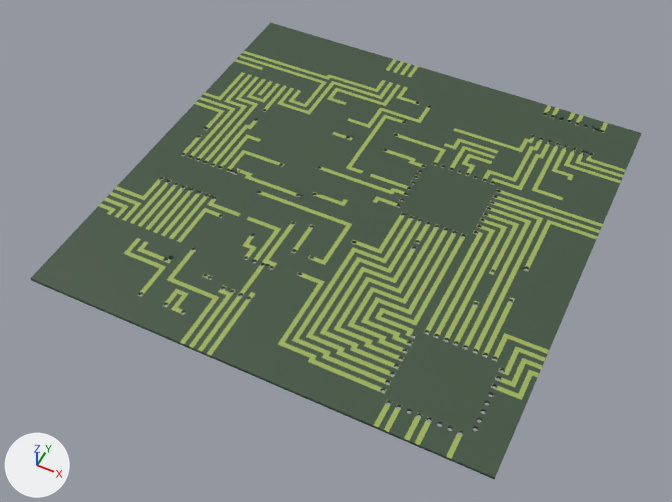
Renders of the FBX model Assets/Meshes/circuitboard_empty.fbx from each side of a commit.
Camera for both pictures: a camera (50 mm lens) standing at (6.04, -13.17, 14.6) and looking at (-0.07, -0.94, -0.69). Lighting does not change. The marker at lower left points along +X, +Y and +Z. Where no turn or scale is listed for an object, it has been applied to the vertices. Vertices at the same position are counted once.

Objects in the first picture: 'board_empty'.
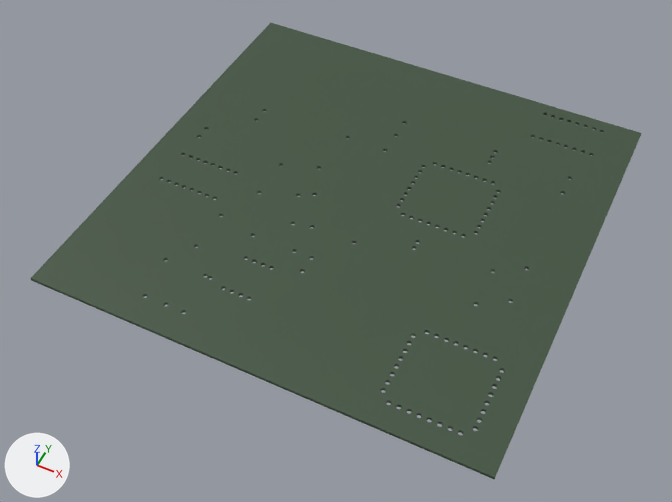
Where the newer file only moved an object's origin or applied its transform, the numbers keep the older frame.

The change, as a list of edits to the scene's bpy script:
```text
Change me_cube_025:
    used by ob_board_empty; location = (0.0, 0.0, 0.0)
    remove me_cube_025.from_pydata(...)  # 34070 vertices, 31867 faces; spans x -5.0..5.0, y -5.0..5.0, z 0.0..0.07
    add me_cube_025.from_pydata(...)  # 30652 vertices, 25198 faces; spans x -5.0..5.0, y -5.0..5.0, z 0.0..0.07
    me_cube_025 part 1: 95 vertices moved within x -4.3..4.4, y -4.48..4.61, z 0.0..0.07; 3688 vertices removed from x -4.3..4.41, y -4.45..4.7, z 0.0..0.07; 620 vertices added at x -2.69..4.38, y -4.39..2.9, z 0.0..0.07
    me_cube_025 part 2: 6 vertices moved within x -0.17..-0.13, y 1.8..2.9, z 0.07; 350 vertices removed from x -1.17..0.3, y 1.7..3.8, z 0.0..0.07
    me_cube_025 part 3: 1901 faces spanning x -5.0..5.0, y -5.0..5.0, z 0.07 switch from mat_traces_003 (green #9caf57) to mat_board_003 (dark green #3f523d)
```

What differs and where, as boxes (x1, y1, x2, y2) in the pictures (672 x 502 px):
part 1 of me_cube_025, cut back: before (133, 109, 606, 438); after (142, 127, 593, 434)
part 2 of me_cube_025, cut back: before (345, 95, 442, 152); after (384, 118, 409, 152)
part 3 of me_cube_025, recoloured: (99, 51, 626, 459) in both
